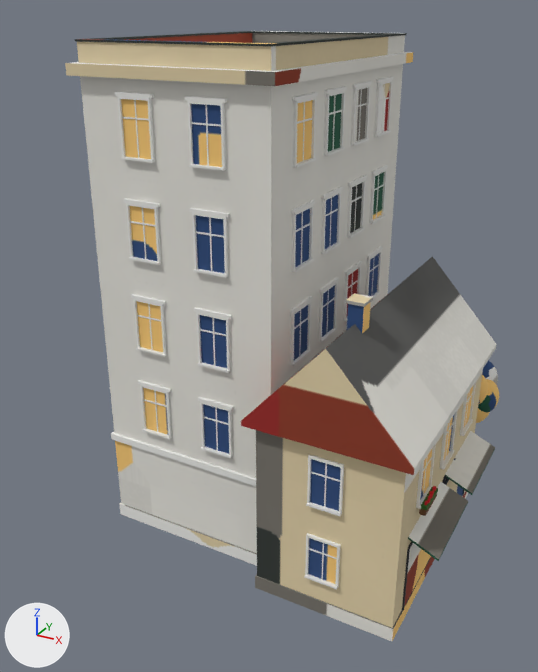
The glTF model openttd/media/baseset/decouple/objekty/mirne/dum_0f_obchody_kridlo.glb as it was, and as the next commit left it.
Camera for both pictures: a 50 mm lens placed at (18.0, -15.5, 18.0), pointed at (6.4, 5.6, 7.5). The axes (+X, +Y, +Z) are drawn at lower left. The lights are the same throughout. The first picture is the older version. Where no turn or scale is listed for an object, it has been applied to the vertices. Vertices at exactly the same position are counted once.
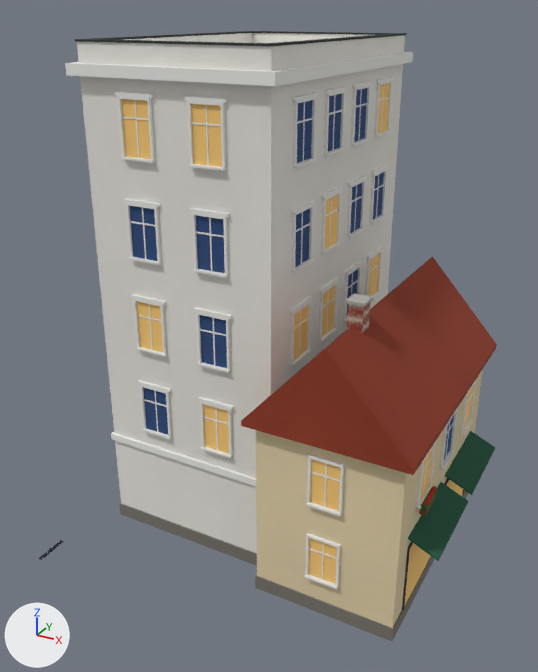
Where the newer file only moved an object's origin or applied its transform, the numbers keep the older frame.

What changed in the scene script:
```text
Change mat_atlas:
    where n3 = _N.new('ShaderNodeMapping'); n3.name = 'Mapping'
    n3.inputs[1].default_value: (0.00372, -14.27, 0.0) -> (0.00351, -14.28, 0.0)  # 'Location'
    n3.inputs[3].default_value: (15.4, 15.23, 1.0) -> (15.54, 15.23, 1.0)  # 'Scale'
Change me_mesh_0:
    used by ob_mesh_0; location = (1.27, 13.98, 0.0)
    remove me_mesh_0.from_pydata(...)  # 6360 vertices, 11838 faces; spans x 0.0..12.6, y -12.7..0.0, z 0.0..17.2
    add me_mesh_0.from_pydata(...)  # 4698 vertices, 8558 faces; spans x -0.7..12.6, y -14.8..0.0, z 0.0..17.2
    me_mesh_0 part 1: 12 loose pieces with 1950 vertices, spanning x 9.3..12.1, y -8.0..-0.1, z 0.0..5.3, are deleted
    me_mesh_0 part 2: 4 vertices moved within x 11.7, y -8.3..-7.6, z 3.0..3.3; 626 vertices removed from x 8.8..11.7, y -12.4..-3.6, z 3.0..5.2; 20 vertices added at x 8.8..11.7, y -12.4..-3.6, z 5.3
    me_mesh_0 part 3: 294 kept faces spanning x 0.0..12.6, y -12.7..0.0, z 0.0..17.2 get new texture (UV) coordinates
    other edits to the shape of me_mesh_0 do not show in these pictures
Change me_mesh_1:
    where me_mesh_1.from_pydata(...)  # 1008 vertices, 504 faces; spans x 0.2..11.7, y -12.3..-1.0, z 0.5..15.6
    used by ob_mesh_1; location = (1.27, 13.98, 0.0)
    me_mesh_1 part 4: texture (UV) coordinates of 166 of 504 faces, centred in x 0.2..11.7, y -12.3..-1.0, z 1.3..15.0, changed; they spanned u 0.0..0.06, v 0.94..1.0 and now span u 0.0..0.06, v 0.94..1.0
```

Location of each change, [x1, y1, x2, y2] in pixels of the pictures (538 x 672 px):
'Mesh_0', surface changed, reshaped
    before: [65, 31, 499, 641]
    after: [39, 31, 497, 641]
'Mesh_1', surface changed
    both: [191, 83, 473, 606]
part 1 of me_mesh_0, deleted
    before: [442, 361, 499, 484]
part 2 of me_mesh_0, reshaped
    before: [311, 393, 473, 548]
    after: [311, 393, 473, 545]
part 3 of me_mesh_0, surface changed
    both: [115, 31, 495, 641]
